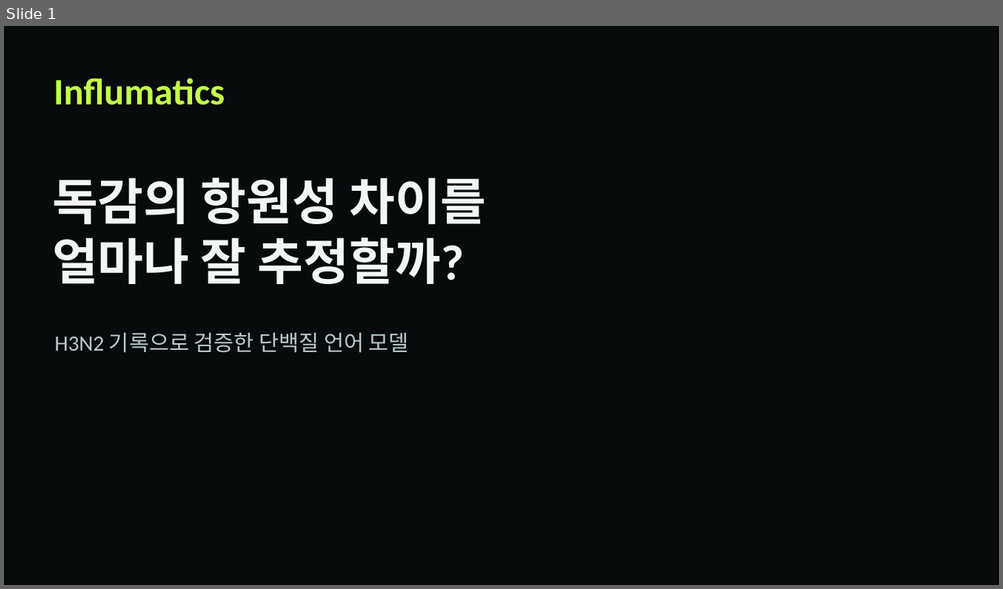
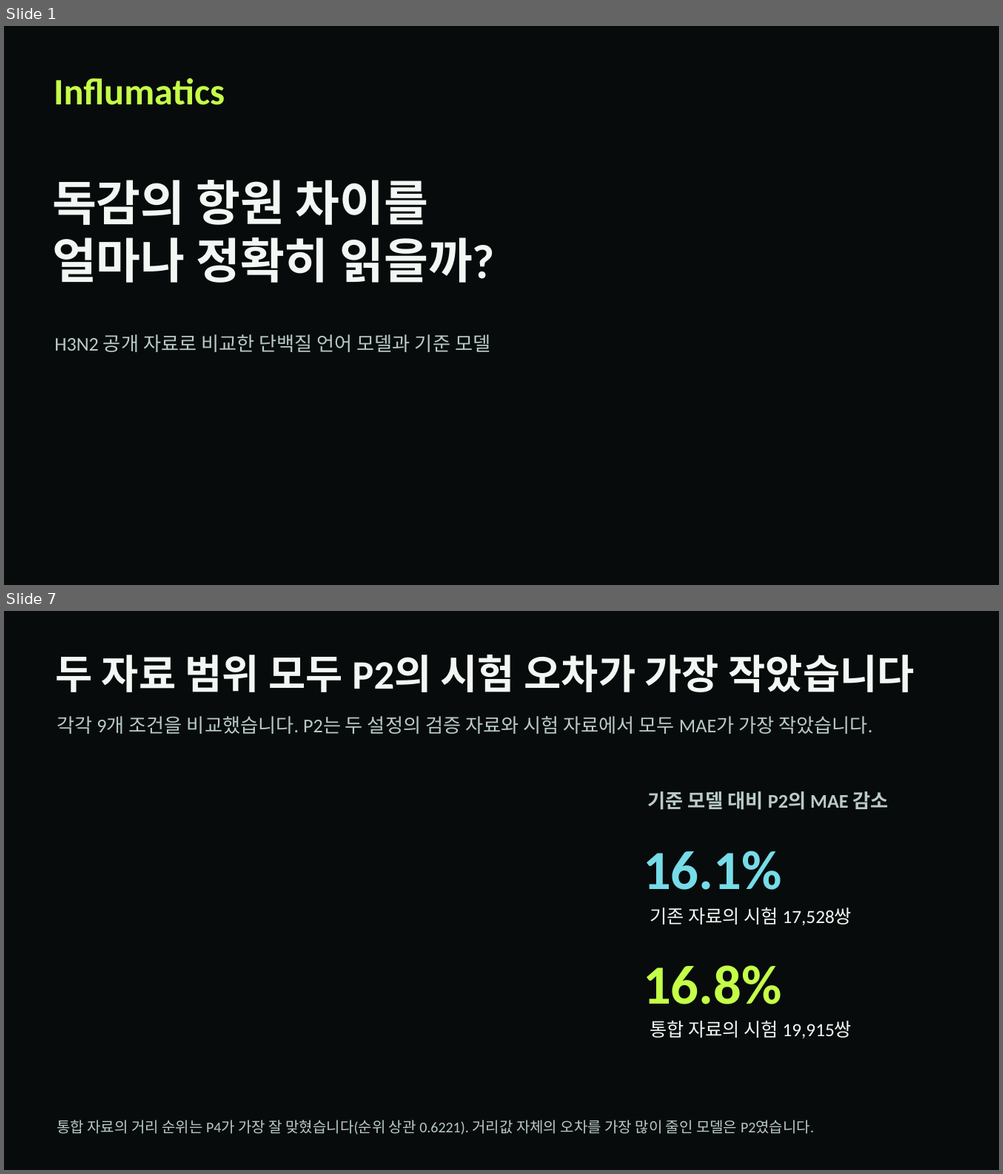
Before and after one commit to ssy2205/influmatics, a slide deck: web/frontend/public/research/results/influmatics-results.pptx. Shown one above the other, each under a label of ours: slide 1 before the commit, slides 1 and 7 after it; the slides between them are not shown. The pictures are 1003x589 and 1003x1174 pixels, drawn with LibreOffice and Linux fonts; fonts in the diff are those of the drawing; background and template pictures are left out. Boxes give left, top, right and bottom in pixels: in the first picture for what was removed or moved away, otherwise in the second. Text is boxed around its words. In the diff, an @@ line names an element or a change of style, - is before the commit and + after.

```diff
--- a/web/frontend/public/research/results/influmatics-results.pptx
+++ b/web/frontend/public/research/results/influmatics-results.pptx
@@ slide 7 added at <box>4,611,999,1170</box>, background #080B0C @@
@@ text added at <box>55,655,914,692</box>, 39 pt, text #F3F7F4, bold @@
+두 자료 범위 모두 P2의 시험 오차가 가장 작았습니다
@@ text added at <box>57,716,872,734</box>, 18.8 pt, text #B9CAC9 @@
+각각 9개 조건을 비교했습니다. P2는 두 설정의 검증 자료와 시험 자료에서 모두 MAE가 가장 작았습니다.
@@ text added at <box>647,792,888,810</box>, 18.8 pt, text #B9CAC9, bold @@
+기준 모델 대비 P2의 MAE 감소
@@ text added at <box>643,851,782,890</box>, 53.2 pt, text #76DCE8, bold @@
+16.1%
@@ text added at <box>650,908,851,925</box>, 18 pt, text #F3F7F4 @@
+기존 자료의 시험 17,528쌍
@@ text added at <box>643,965,782,1005</box>, 53.2 pt, text #C4FF47, bold @@
+16.8%
@@ text added at <box>650,1021,851,1039</box>, 18 pt, text #F3F7F4 @@
+통합 자료의 시험 19,915쌍
@@ text added at <box>57,1120,814,1135</box>, 14.2 pt, text #B9CAC9 @@
+통합 자료의 거리 순위는 P4가 가장 잘 맞혔습니다(순위 상관 0.6221). 거리값 자체의 오차를 가장 많이 줄인 모델은 P2였습니다.
@@ slide 1 changed as well @@
@@ text at <box>52,180,495,283</box>: text changed; size 48 to 46.5 pt @@
-독감의 항원성 차이를
-얼마나 잘 추정할까?
+독감의 항원 차이를
+얼마나 정확히 읽을까?
@@ text at <box>54,335,490,352</box>: text changed; size 21 to 18.8 pt @@
-H3N2 기록으로 검증한 단백질 언어 모델
+H3N2 공개 자료로 비교한 단백질 언어 모델과 기준 모델
```
Also in this commit, not shown: 1 other slide changed, 4 other slides added, 4 slides removed, 3 other files.
